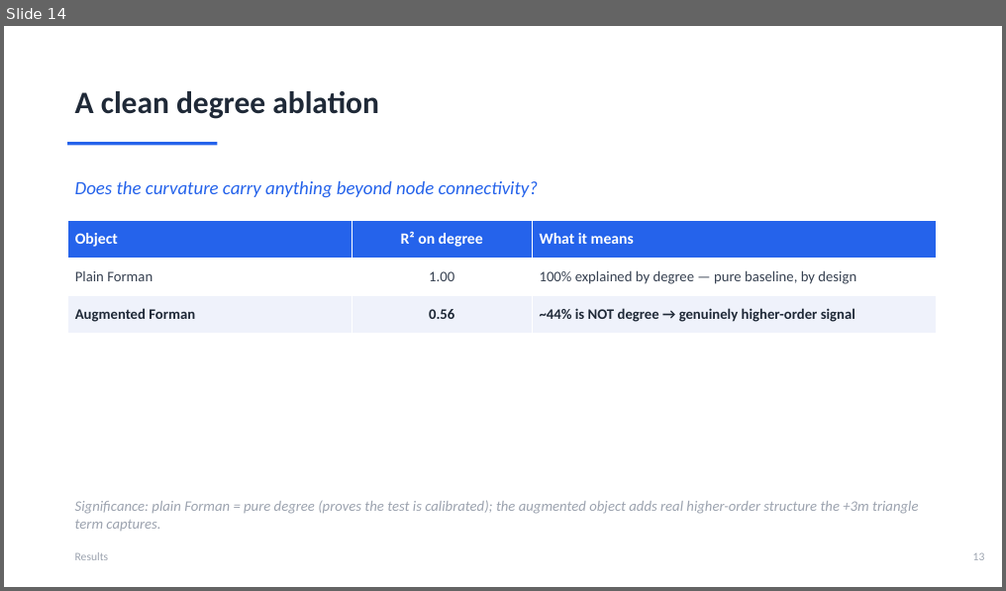
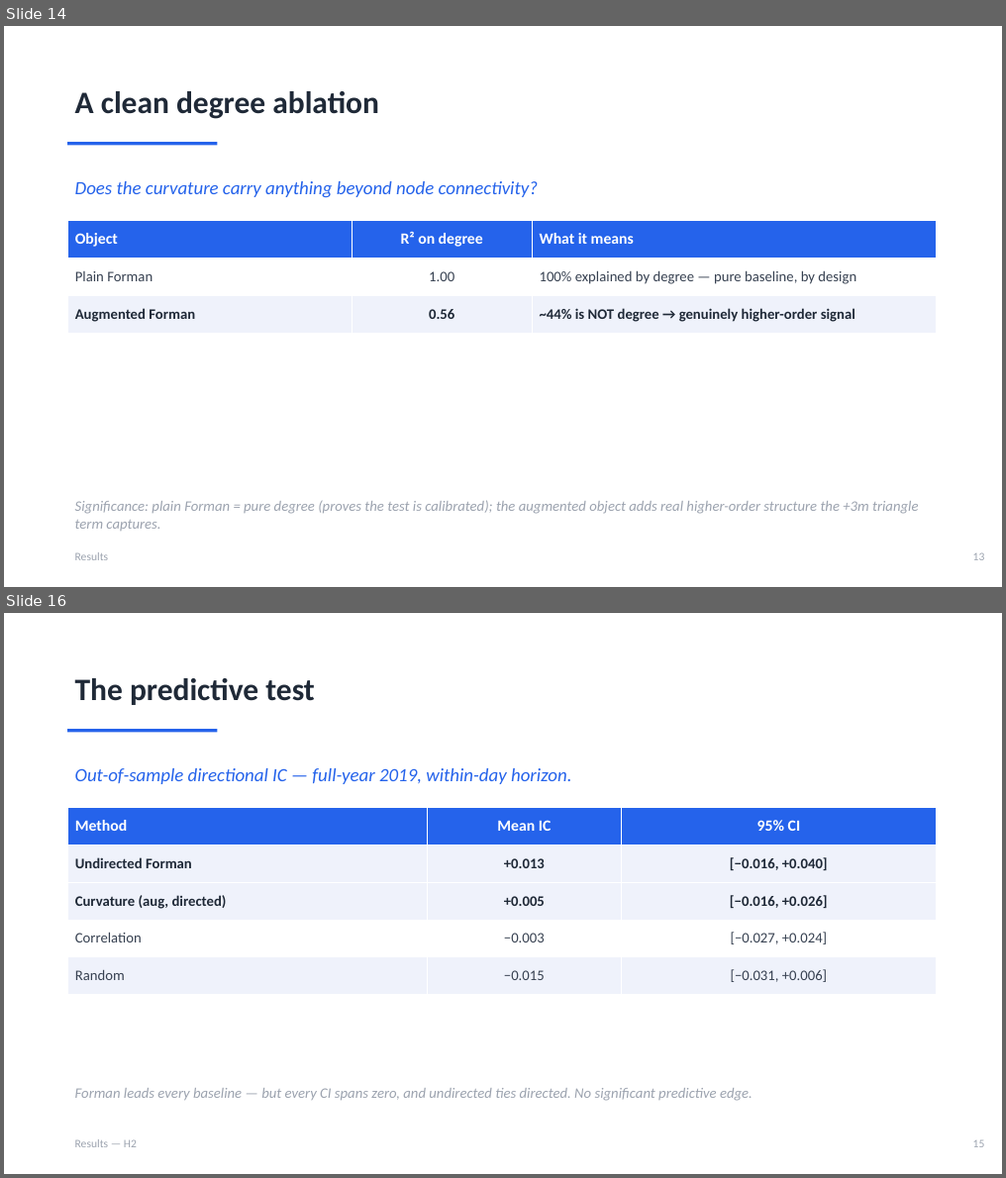
Before and after one commit to ivan-sit/Curvature-Lead-Lag-Model, a slide deck: slides/Ricci_Curvature_LeadLag.pptx. Shown one above the other, each under a label of ours: slide 14 before the commit, slides 14 and 16 after it; the slides between them are not shown. The pictures are 1006x591 and 1006x1178 pixels, drawn with LibreOffice and Linux fonts; fonts in the diff are those of the drawing. Boxes give left, top, right and bottom in pixels: in the first picture for what was removed or moved away, otherwise in the second. Text is boxed around its words. In the diff, an @@ line names an element or a change of style, - is before the commit and + after.

```diff
--- a/slides/Ricci_Curvature_LeadLag.pptx
+++ b/slides/Ricci_Curvature_LeadLag.pptx
@@ slide 16 added at box(4, 613, 1002, 1174), background #FFFFFF @@
@@ text added at box(75, 678, 314, 705), 30 pt, text #1F2937, bold @@
+The predictive test
@@ rectangle added at box(67, 729, 218, 732), fill #2563EB @@
@@ text added at box(75, 768, 572, 784), 18 pt, text #2563EB, italic @@
+Out-of-sample directional IC — full-year 2019, within-day horizon.
@@ table added at box(67, 808, 936, 995), 5 rows, 3 columns @@
+Method | Mean IC | 95% CI
+Undirected Forman | +0.013 | [−0.016, +0.040]
+Curvature (aug, directed) | +0.005 | [−0.016, +0.026]
+Correlation | −0.003 | [−0.027, +0.024]
+Random | −0.015 | [−0.031, +0.006]
@@ text added at box(75, 1088, 752, 1101), 14 pt, text #9CA3AF, italic @@
+Forman leads every baseline — but every CI spans zero, and undirected ties directed. No significant predictive edge.
@@ text added at box(75, 1140, 137, 1148), 11 pt, text #9CA3AF @@
+Results — H2
@@ text added at box(973, 1140, 985, 1148), 11 pt, text #9CA3AF @@
+15
```
Also in this commit, not shown: 3 slides changed, 2 other slides added, 2 slides removed, 1 other file.
